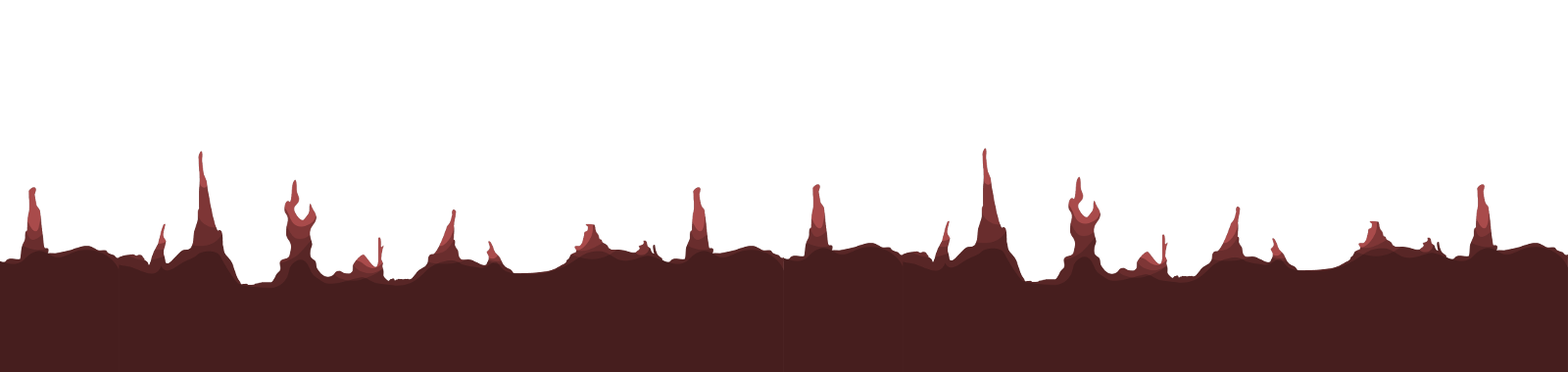
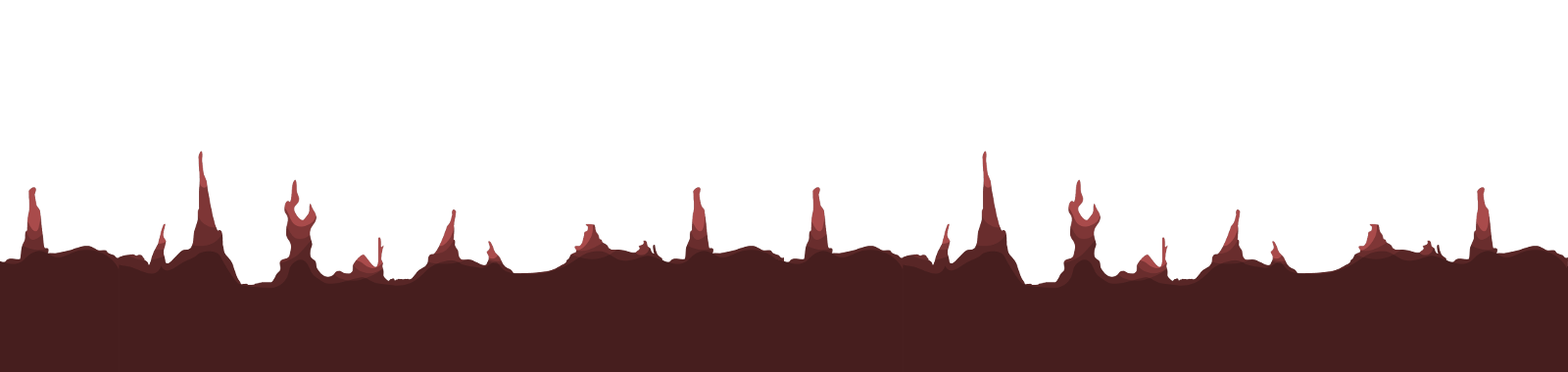
Layered file, before and after one edit (1568x372). Changes by layer:
added layer "Clipboard #1" above "Clipboard" over [776, 150, 1568, 372]
painted on "Clipboard" over [783, 147, 1568, 372]
